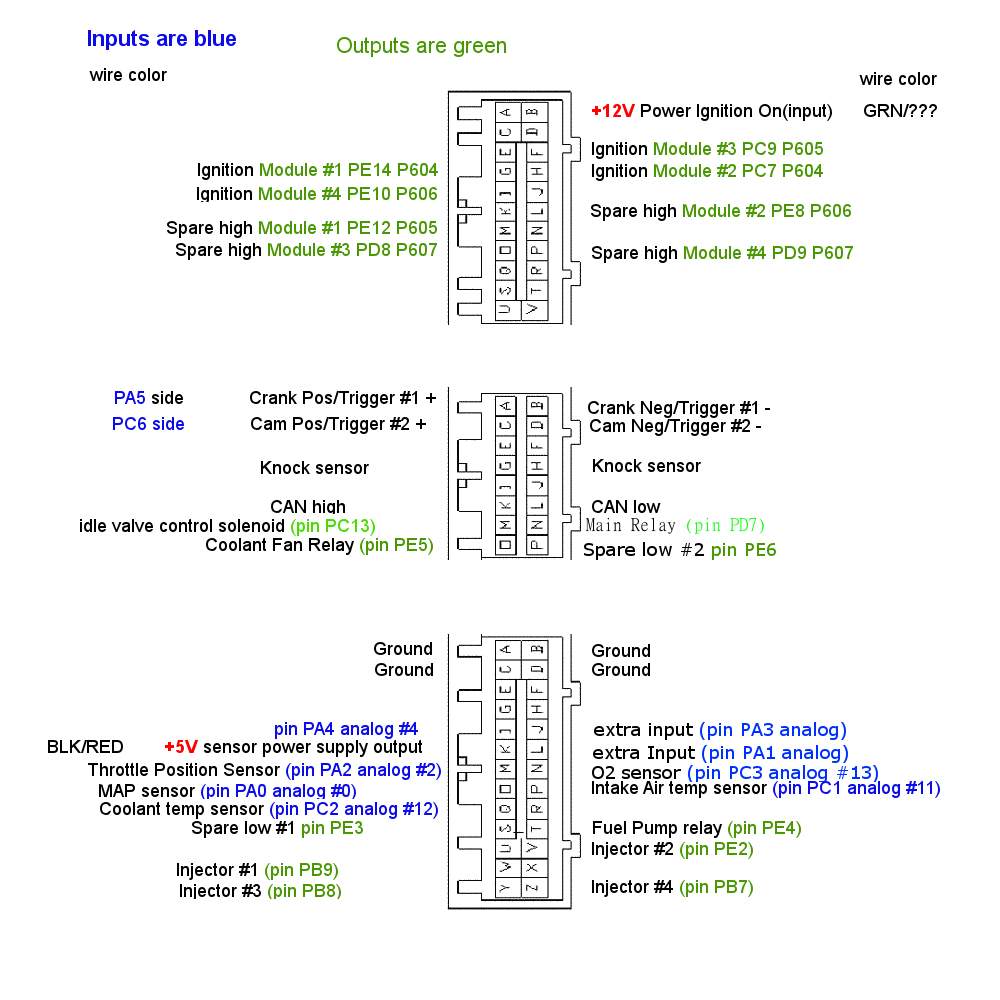
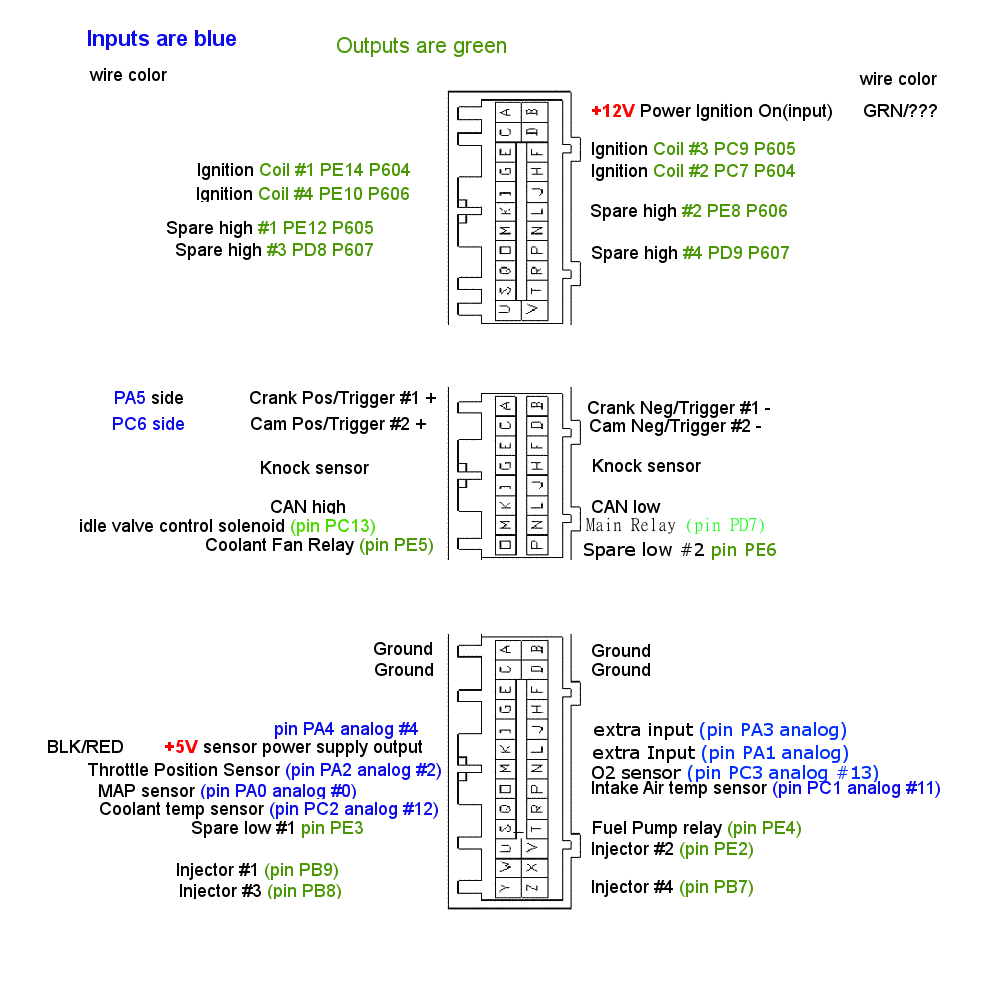
Layer changes from the first 1000 × 1000 image to the second:
renamed "Spare high Module #3 PD8 P..." to "Spare high #3 PD8 P607", painted on it over [267, 243, 437, 256]
renamed "Spare high Module #4 PD9 P607" to "Spare high #4 PD9 P607", painted on it over [683, 246, 853, 259]
renamed "Spare high Module #2 PE8 P606" to "Spare high #2 PE8 P606", painted on it over [682, 204, 851, 217]
renamed "Spare high Module #1 PE12 P605" to "Spare high #1 PE12 P605", painted on it over [258, 221, 437, 234]
renamed "Ignition Module #4..." to "Ignition Coil #4 P...", painted on it over [259, 187, 437, 200]
renamed "Ignition Module #1..." to "Ignition Coil #1 P...", painted on it over [260, 163, 438, 176]
renamed "Ignition Module ... #1" to "Ignition Coil #3...", painted on it over [654, 142, 823, 155]
renamed "Ignition Module ..." to "Ignition Coil #2...", painted on it over [654, 164, 823, 177]
